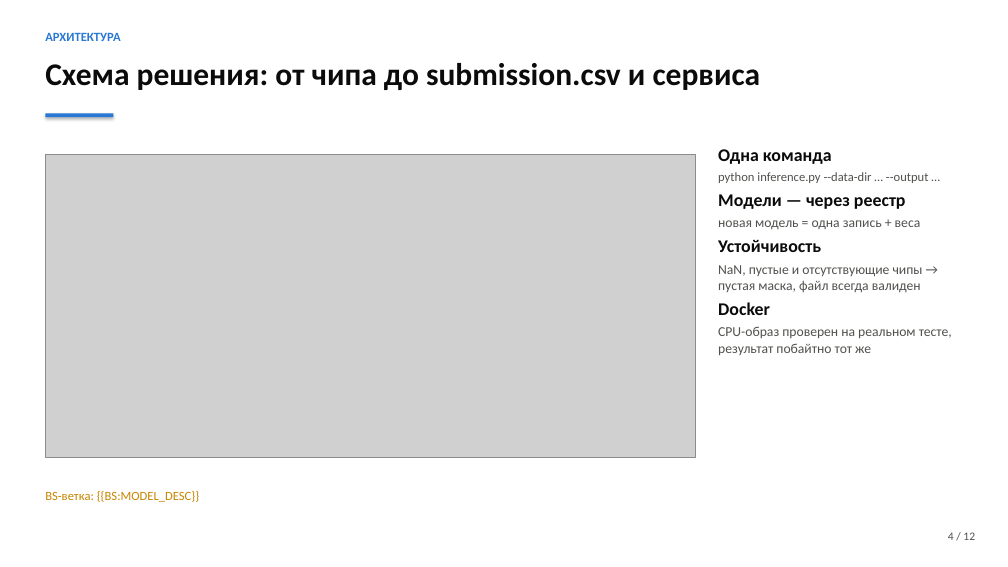
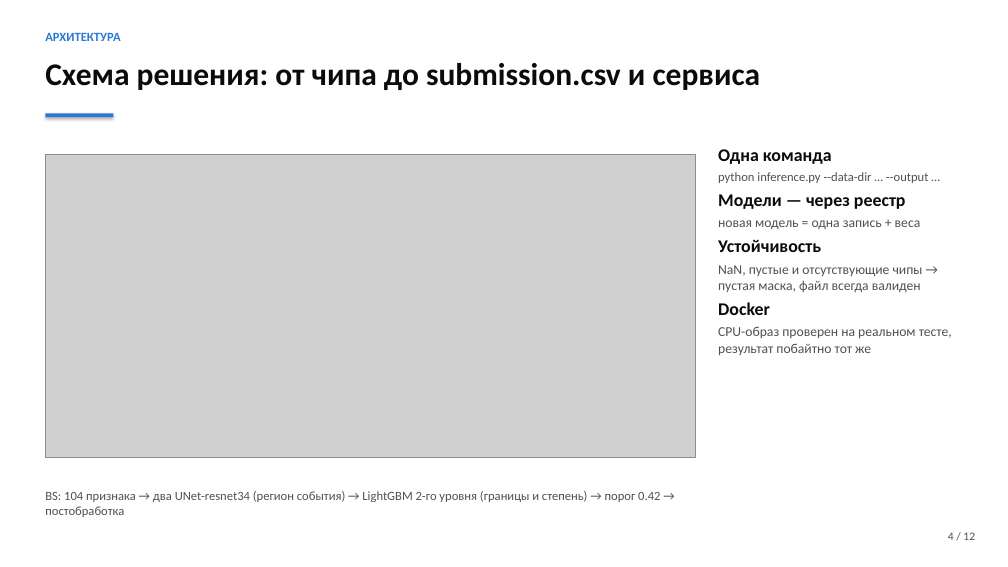
Before and after one commit to shttrkk/kosmowinsamarkand, a slide deck: slide 4 of presentation/deck.pptx. Drawn at 1008x567 pixels with LibreOffice and Linux fonts; fonts in the diff are those of the drawing; grey boxes stand for pictures. Boxes give left, top, right and bottom in pixels: in the first picture for what was removed or moved away, otherwise in the second. Text is boxed around its words. In the diff, an @@ line names an element or a change of style, - is before the commit and + after.

```diff
--- a/presentation/deck.pptx
+++ b/presentation/deck.pptx
@@ text at [45,491,660,517]: text changed; text colour #C98500 to #52514E @@
-BS-ветка: {{BS:MODEL_DESC}}
+BS: 104 признака → два UNet-resnet34 (регион события) → LightGBM 2-го уровня (границы и степень) → порог 0.42 → постобработка
```
Also in this commit, not shown: 5 other slides changed, 2 slides added, 2 slides removed, 28 other files.
